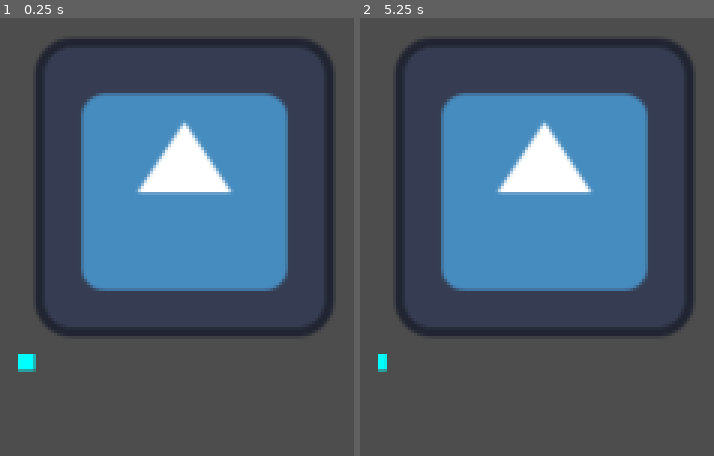
Above: before the commit, frames 1-2 (left to right).
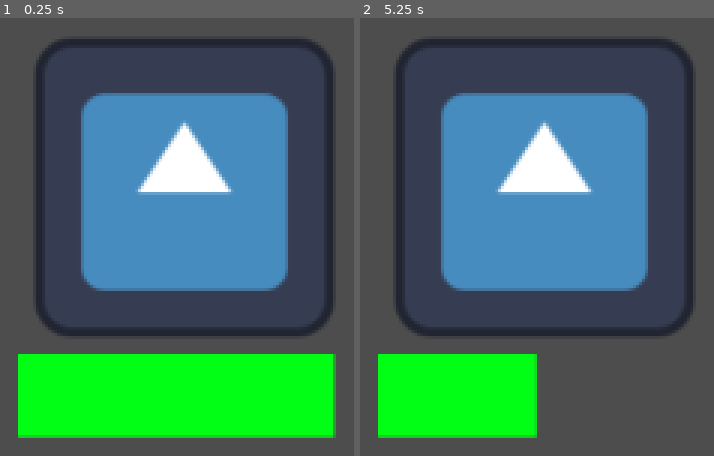
Above: after the commit, the same moments.

Repository: kurtp21/Bubbler
Game: Godot game, scene res://scripts/barrier.tscn
Same seed, same stepped clock (60 frames per second), same inputs: the game is played once before the commit and once after it. The project has no main scene, so this scene is started directly. The engine's default icon, where the game draws it, is replaced by a stand-in: a white triangle on a blue panel in a dark square.
Inputs (mouse positions are in pixels of both pictures, inside the frame that each line leads up to):
- Up to frame 1 (0.25 s): no input
- Up to frame 2 (5.25 s): tap Enter at 0.5, 2, 3.5 s; tap Space at 1.25, 2.75, 4.25 s; move the mouse to (outside the picture) at 1.27 s; move the mouse to (outside the picture) at 2.02 s; move the mouse to (outside the picture) at 2.77 s; move the mouse to (outside the picture) at 3.52 s; move the mouse to (outside the picture) at 4.27 s; move the mouse to (664, 188) at 5.02 s

The runs differ from the first frame. In frame 1, 17% of the frame differs, in the area x 5-95%, y 76-96%; in frame 2, 8.6%.

Commit message:
added healthbar to barrier

Diff:
--- a/bubbler-/scripts/barrier.tscn
+++ b/bubbler-/scripts/barrier.tscn
@@ -32,8 +32,9 @@
 offset_right = 9.0
 offset_bottom = 15.0
 max_value = 2.0
+nine_patch_stretch = true
 texture_progress = SubResource("CanvasTexture_igr1f")
-tint_progress = Color(0, 1, 1, 1)
+tint_progress = Color(0, 1, 0.0784314, 1)
 
 [node name="Camera2D" type="Camera2D" parent="."]
 zoom = Vector2(8, 8)
